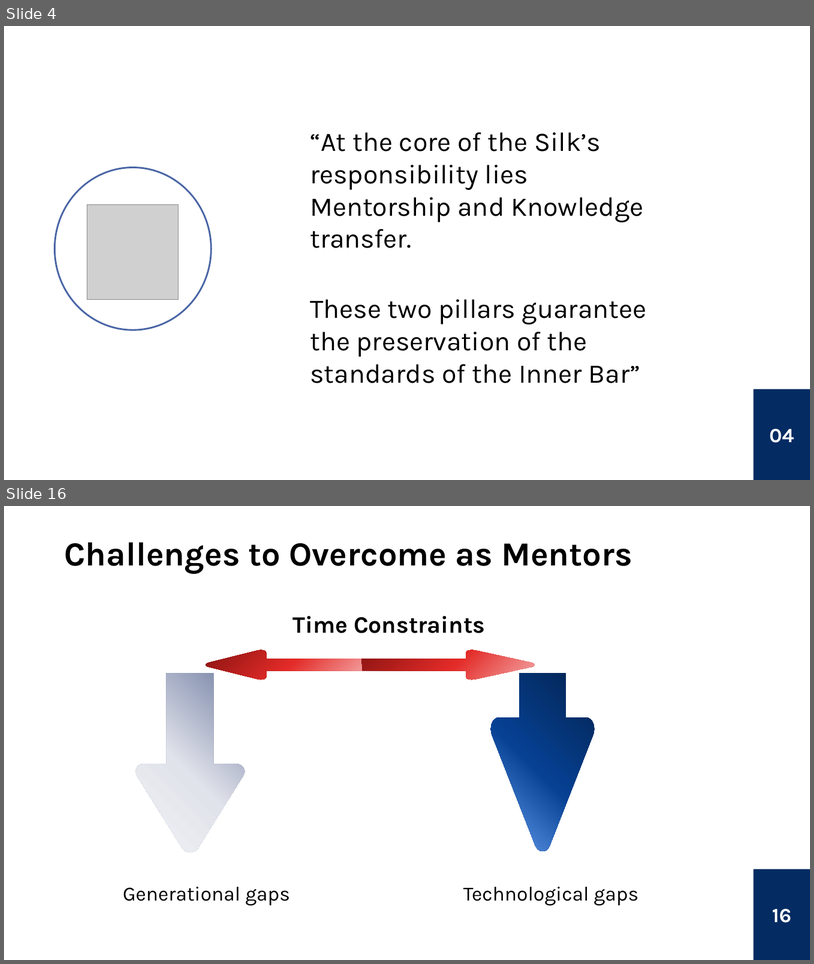
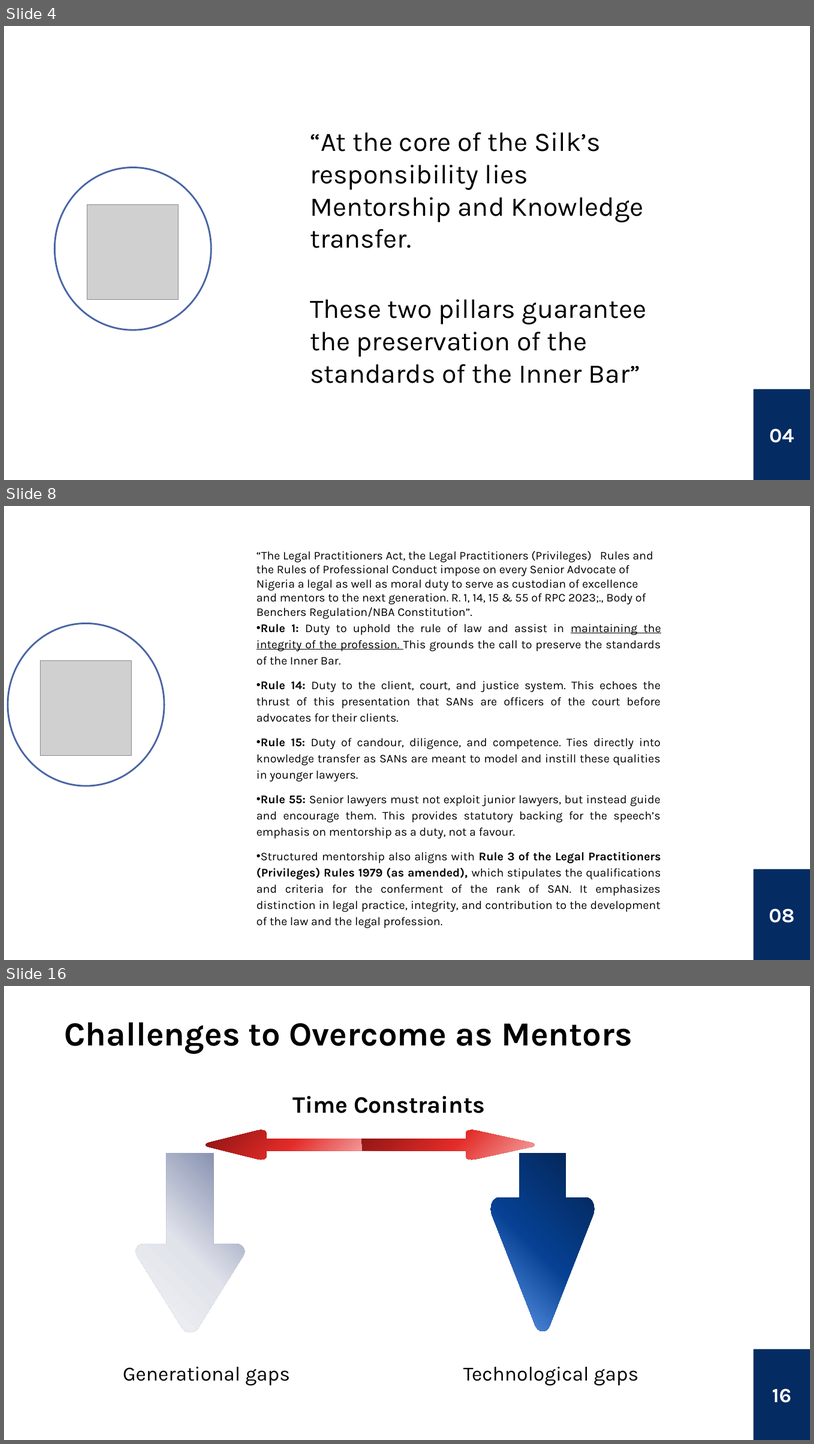
Before and after one commit to BOSANigeria/website-launch-2025, a slide deck: public/assets/induction/Mentorship & Knowledge Transfer - Preserving The Standard of The Inner Bar.pptx. Shown one above the other, each under a label of ours: slides 4 and 16 before the commit, slides 4, 8 and 16 after it; the slides between them are not shown. The pictures are 814x964 and 814x1444 pixels, drawn with LibreOffice and Linux fonts; fonts in the diff are those of the drawing; grey boxes stand for pictures. Boxes give left, top, right and bottom in pixels: in the first picture for what was removed or moved away, otherwise in the second. Text is boxed around its words. In the diff, an @@ line names an element or a change of style, - is before the commit and + after.

```diff
--- a/public/assets/induction/Mentorship & Knowledge Transfer - Preserving The Standard of The Inner Bar.pptx
+++ b/public/assets/induction/Mentorship & Knowledge Transfer - Preserving The Standard of The Inner Bar.pptx
@@ slide 8 added at box(4, 506, 810, 960), background #FFFFFF @@
@@ ellipse added at box(164, 506, 754, 960), 14 pt, text #000000 @@
+“The Legal Practitioners Act, the Legal Practitioners (Privileges) Rules and the Rules of Professional Conduct impose on every Senior Advocate of Nigeria a legal as well as moral duty to serve as custodian of excellence and mentors to the next generation. R. 1, 14, 15 & 55 of RPC 2023;., Body of Benchers Regulation/NBA Constitution”.
+• Rule 1: Duty to uphold the rule of law and assist in maintaining the integrity of the profession. This grounds the call to preserve the standards of the Inner Bar.
+• Rule 14: Duty to the client, court, and justice system. This echoes the thrust of this presentation that SANs are officers of the court before advocates for their clients.
+• Rule 15: Duty of candour, diligence, and competence. Ties directly into knowledge transfer as SANs are meant to model and instill these qualities in younger lawyers.
+• Rule 55: Senior lawyers must not exploit junior lawyers, but instead guide and encourage them. This provides statutory backing for the speech’s emphasis on mentorship as a duty, not a favour.
+• Structured mentorship also aligns with Rule 3 of the Legal Practitioners (Privileges) Rules 1979 (as amended), which stipulates the qualifications and criteria for the conferment of the rank of SAN. It emphasizes distinction in legal practice, integrity, and contribution to the development of the law and the legal profession.
@@ ellipse added at box(8, 624, 164, 786), fill #FFFFFF, outline #4965A5 2 pt @@
@@ picture added at box(40, 660, 132, 754) @@
@@ rectangle added at box(754, 869, 810, 960), fill #042B62, 24 pt, text #FFFFFF, bold @@
+08
```
Also in this commit, not shown: 17 slides changed, 1 other slide added, 1 slide removed.
